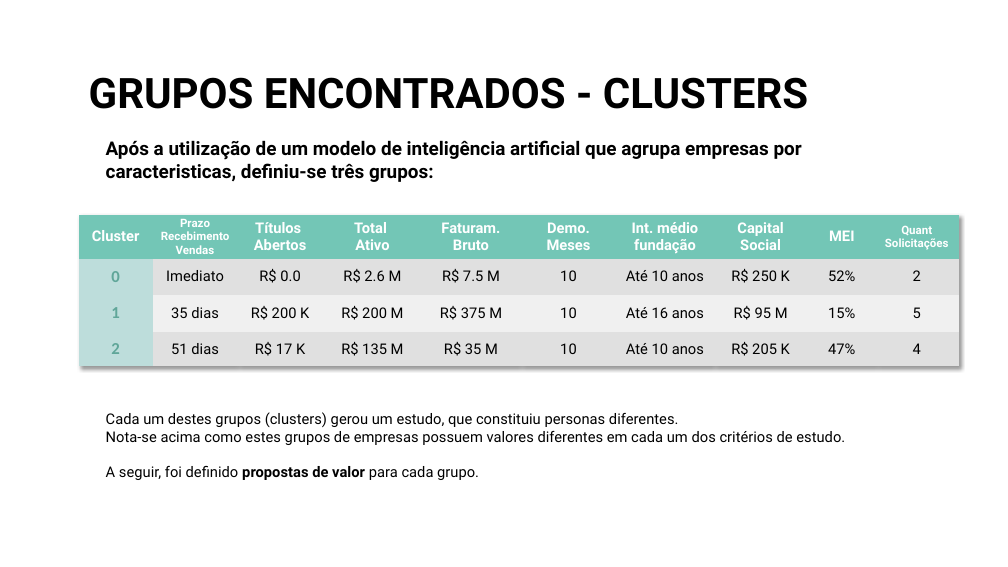
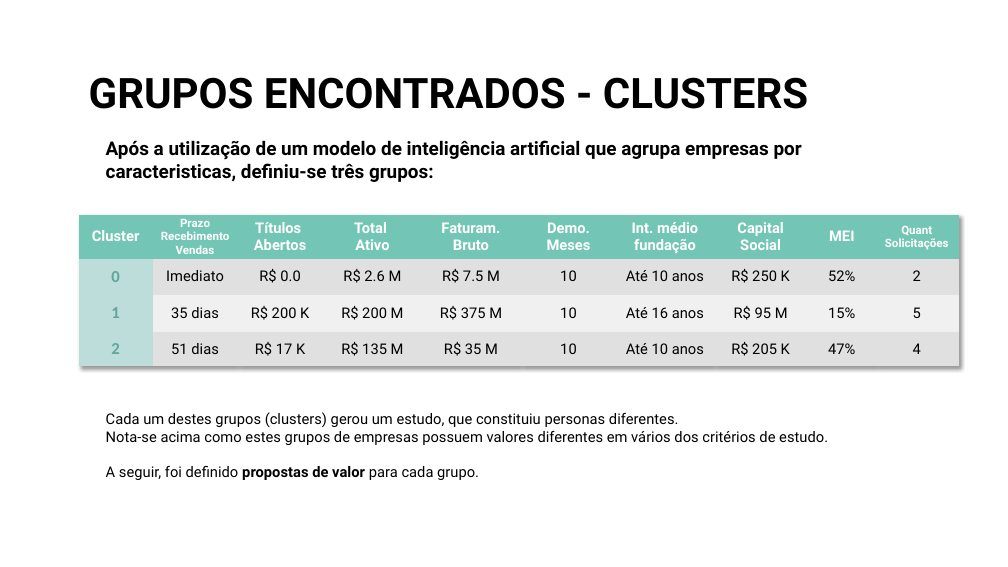
Before and after one commit to diegocmr/bootcamp_ia, a slide deck: slide 3 of apresentação/Pitch_Bootcamp.pptx. Drawn at 1008x567 pixels with LibreOffice and Linux fonts; fonts in the diff are those of the drawing; background and template pictures are left out. Boxes give left, top, right and bottom in pixels: in the first picture for what was removed or moved away, otherwise in the second. Text is boxed around its words. In the diff, an @@ line names an element or a change of style, - is before the commit and + after.

```diff
--- a/apresentação/Pitch_Bootcamp.pptx
+++ b/apresentação/Pitch_Bootcamp.pptx
@@ text at box(106, 431, 828, 445): text changed @@
-Nota-se acima como estes grupos de empresas possuem valores diferentes em cada um dos critérios de estudo.
+Nota-se acima como estes grupos de empresas possuem valores diferentes em vários dos critérios de estudo.
```
Also in this commit, not shown: 3 other slides changed.
